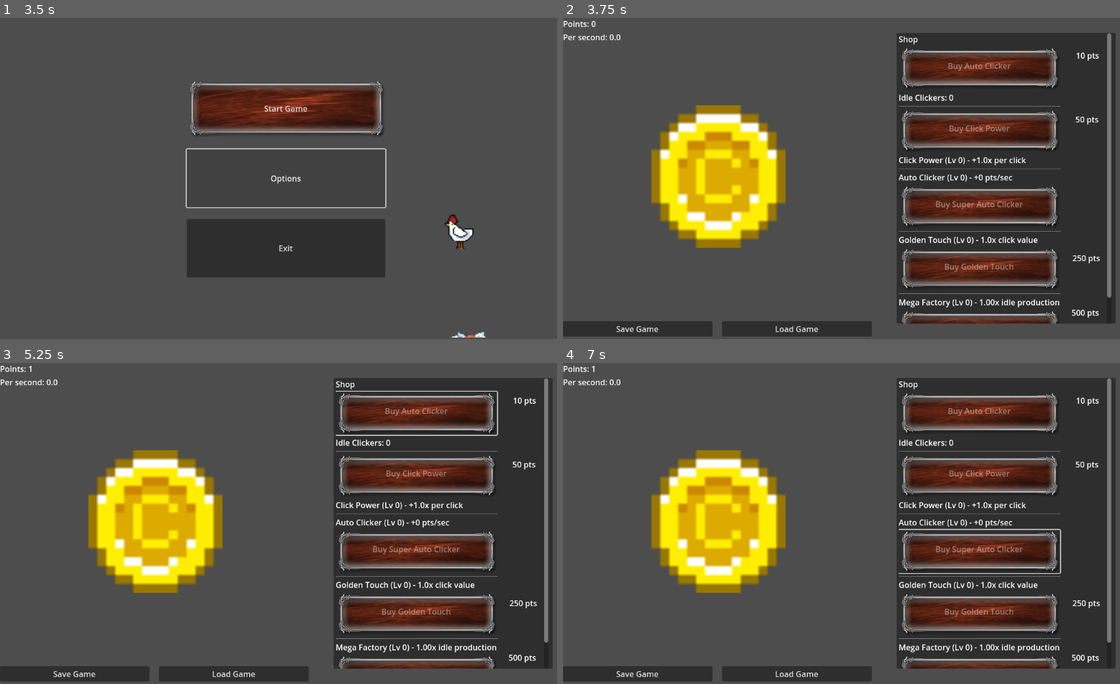
Above: before the commit, frames 1-4 (two rows, left to right).
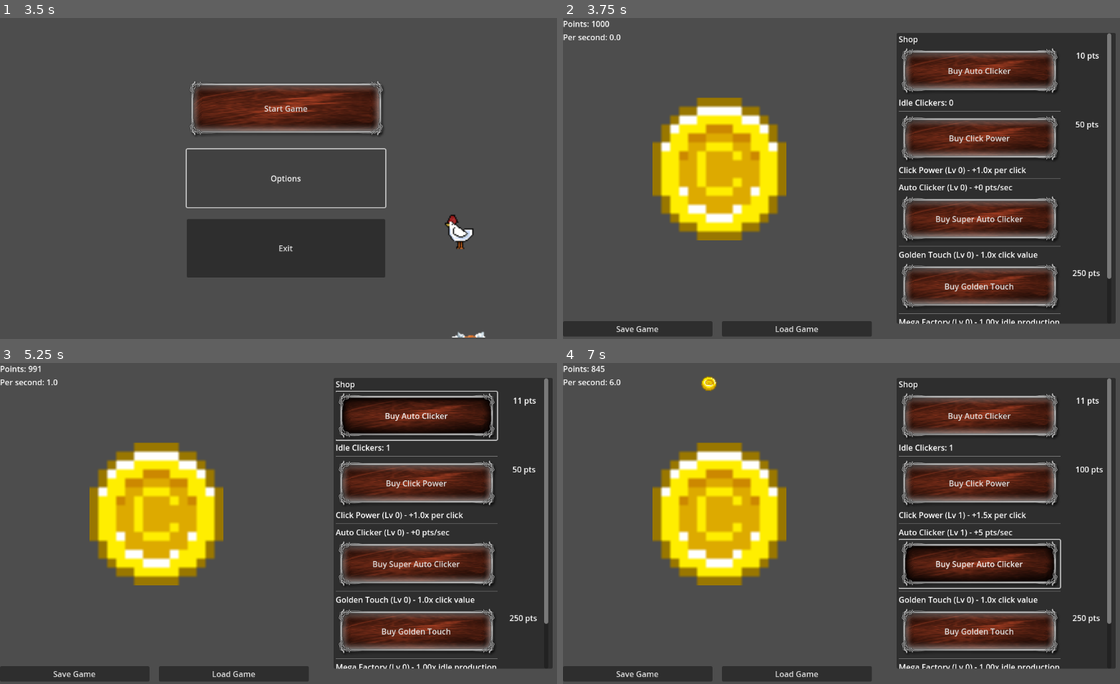
Above: after the commit, the same moments.

Repository: SamuelMTack/Push-Out-Games
Game: Godot game, scene res://main_ui.tscn
Same seed, same stepped clock (60 frames per second), same inputs: the game is played once before the commit and once after it.
Inputs (mouse positions are in pixels of both pictures, inside the frame that each line leads up to; where the layout moved, square brackets give the same spot in the first picture):
- Up to frame 1 (3.5 s): click "Start Game" at 0.5 s; click "Start Game" at 1.25 s; click "Start Game" at 2 s; click "Options" at 2.75 s
- Up to frame 2 (3.75 s): no input
- Up to frame 3 (5.25 s): click (155, 513) [155, 520] at 4.25 s; click (417, 414) at 5 s, where only the run after the commit has a clickable "Buy Auto Clicker"
- Up to frame 4 (7 s): click (980, 481) at 5.75 s, where only the run after the commit has a clickable "Buy Click Power"; click (980, 565) at 6.5 s, where only the run after the commit has a clickable "Buy Super Auto Clicker"

Frame 1 is identical in both runs. In frame 2, 20% of the frame differs, in the area x 5-99%, y 0-96%; in frame 3, 21%; in frame 4, 21%.

Commit message:
Coin Particles Update

Diff:
--- a/claude-clicker-game/Scripts/node_2d.gd
+++ b/claude-clicker-game/Scripts/node_2d.gd
@@ -1,7 +1,7 @@
 extends Control
 
 # Game variables
-var points = 0
+@export var points = 0
 var points_per_click = 1
 var idle_clickers = 0
 var idle_click_rate = 1.0 # Points per second per clicker
@@ -41,6 +41,8 @@
 @onready var save_button = %SaveButton
 @onready var load_button = %LoadButton
 @onready var save_status_label = %SaveStatusLabel
+@onready var gpu_particles_2d: GPUParticles2D = %GPUParticles2D
+
 
 func _ready():
 	# Connect signals
@@ -70,6 +72,8 @@
 	var click_value = points_per_click * click_multiplier_bonus * golden_touch_bonus
 	points += click_value
 	button_click_sfx_coin_button.play()
+	gpu_particles_2d.amount_ratio += (1 - gpu_particles_2d.amount_ratio)*0.005
+	print(str(gpu_particles_2d.amount_ratio))
 	update_ui()
 
 	# Add animation effect
--- a/claude-clicker-game/node_2d.tscn
+++ b/claude-clicker-game/node_2d.tscn
@@ -1,10 +1,32 @@
-[gd_scene load_steps=7 format=3 uid="uid://boycwgpu048yy"]
+[gd_scene load_steps=10 format=3 uid="uid://boycwgpu048yy"]
 
 [ext_resource type="Script" uid="uid://q7ri5gs0vl3l" path="res://Scripts/node_2d.gd" id="1_6whob"]
 [ext_resource type="Texture2D" uid="uid://5wyxn05cdg7p" path="res://Sprites/coin_01.png" id="2_u7krg"]
 [ext_resource type="AudioStream" uid="uid://c32f2ctcqoyid" path="res://FX/coin1.wav" id="3_tx0tn"]
+[ext_resource type="Texture2D" uid="uid://q0bfflw4ldqh" path="res://Sprites/Full Coins.png" id="4_kdubu"]
 [ext_resource type="Theme" uid="uid://b26pfekpoe4fs" path="res://Themes/UI_Theme.tres" id="4_q6r6c"]
 [ext_resource type="AudioStream" uid="uid://cq1jp1xi0i1dc" path="res://Music/jacksontorreal_-_rest_(for_a_bit).mp3" id="4_wjtap"]
+
+[sub_resource type="CanvasItemMaterial" id="CanvasItemMaterial_d21ai"]
+particles_animation = true
+particles_anim_h_frames = 8
+particles_anim_v_frames = 1
+particles_anim_loop = false
+
+[sub_resource type="ParticleProcessMaterial" id="ParticleProcessMaterial_rj586"]
+particle_flag_disable_z = true
+emission_shape_offset = Vector3(0.22, 0, 0)
+emission_shape_scale = Vector3(1.455, 1, 1)
+emission_shape = 1
+emission_sphere_radius = 20.46
+angle_min = -543.0
+angle_max = 518.80005
+angular_velocity_min = -625.46
+angular_velocity_max = -518.79
+gravity = Vector3(0, 98, 0)
+scale_max = 2.0
+anim_speed_min = 4.42
+anim_speed_max = 5.49
 
 [sub_resource type="CanvasItemMaterial" id="CanvasItemMaterial_q6r6c"]
 
@@ -17,6 +39,18 @@
 size_flags_horizontal = 3
 size_flags_vertical = 3
 script = ExtResource("1_6whob")
+points = 1000
+
+[node name="GPUParticles2D" type="GPUParticles2D" parent="."]
+unique_name_in_owner = true
+material = SubResource("CanvasItemMaterial_d21ai")
+position = Vector2(315, -63.99997)
+scale = Vector2(6.92, 6.92)
+amount = 1500
+amount_ratio = 0.0
+texture = ExtResource("4_kdubu")
+lifetime = 7.0
+process_material = SubResource("ParticleProcessMaterial_rj586")
 
 [node name="VBoxContainer" type="VBoxContainer" parent="."]
 layout_mode = 1
@@ -209,10 +243,10 @@
 [node name="ClickButton" type="TextureButton" parent="."]
 unique_name_in_owner = true
 layout_mode = 0
-offset_left = 293.0
-offset_top = 300.0
-offset_right = 338.0
-offset_bottom = 348.0
+offset_left = 295.0
+offset_top = 285.0
+offset_right = 340.0
+offset_bottom = 333.0
 scale = Vector2(6, 6)
 pivot_offset = Vector2(22.92, 24.785)
 texture_normal = ExtResource("2_u7krg")
